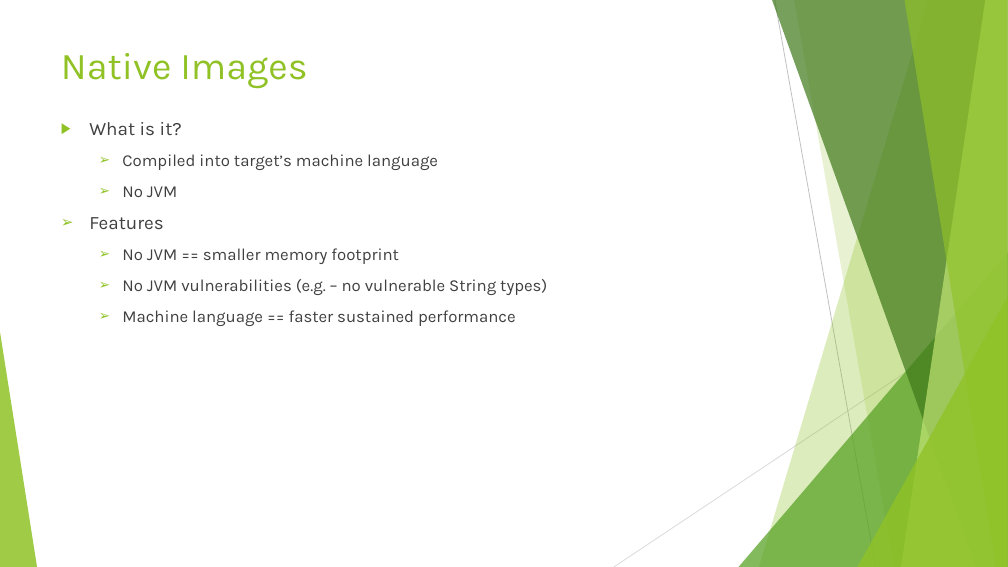
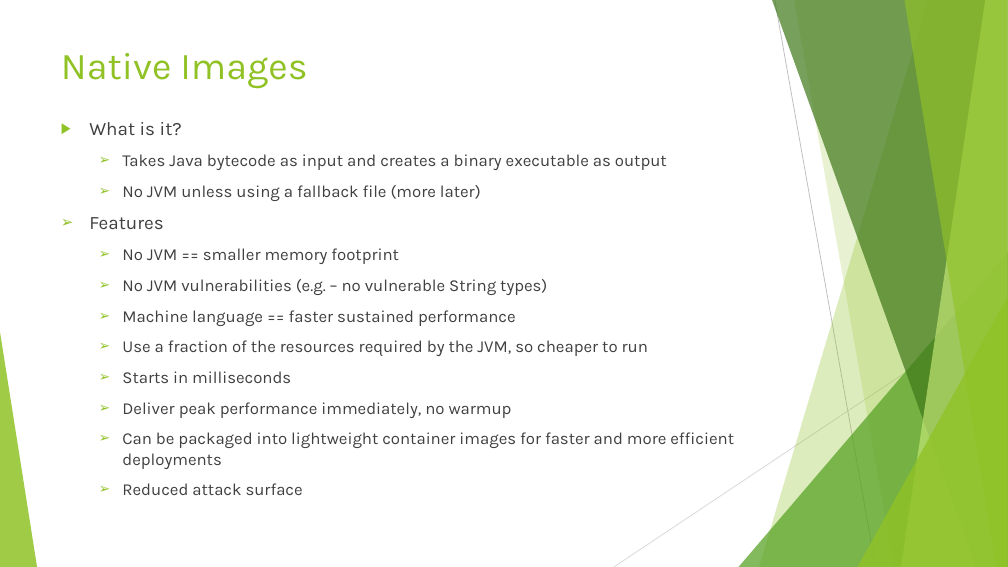
Before and after one commit to Rohan427/Qpid4Graal, a slide deck: slide 15 of doc/reference/GraalVm _Upgrade.pptx. Drawn at 1008x567 pixels with LibreOffice and Linux fonts; fonts in the diff are those of the drawing. Boxes give left, top, right and bottom in pixels: in the first picture for what was removed or moved away, otherwise in the second. Text is boxed around its words. In the diff, an @@ line names an element or a change of style, - is before the commit and + after.

```diff
--- a/doc/reference/GraalVm _Upgrade.pptx
+++ b/doc/reference/GraalVm _Upgrade.pptx
@@ text at (x1=122, y1=154, x2=667, y2=201): text changed @@
-  ➢ Compiled into target’s machine language
-  ➢ No JVM
+  ➢ Takes Java bytecode as input and creates a binary executable as output
+  ➢ No JVM unless using a fallback file (more later)
@@ text at (x1=122, y1=340, x2=734, y2=495): paragraphs added @@
+  ➢ Use a fraction of the resources required by the JVM, so cheaper to run
+  ➢ Starts in milliseconds
+  ➢ Deliver peak performance immediately, no warmup
+  ➢ Can be packaged into lightweight container images for faster and more efficient deployments
+  ➢ Reduced attack surface
```
Also in this commit, not shown: 5 other slides changed, 6 slides added, 2 other files.
